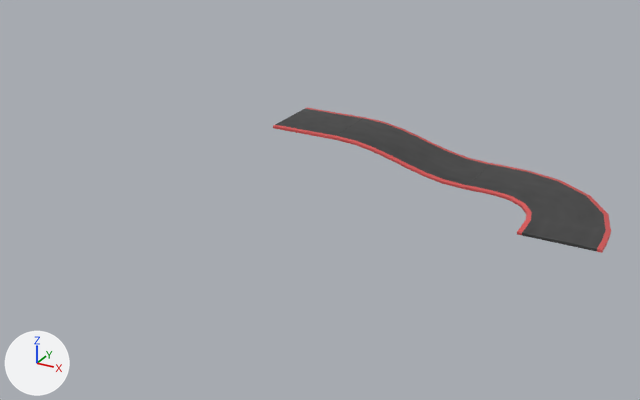
A saved change to the Blender file data/models/track/track.blend.
Rendered twice from a camera (50 mm lens) standing at (162.9, -273.8, 106.2) and looking at (33.5, -38.6, -11.3). Every picture has the same lights, and +X, +Y and +Z are marked at lower left.

Objects in the first picture: 'SlopePiece', 'StraightPiece', 'TurnPiece'.
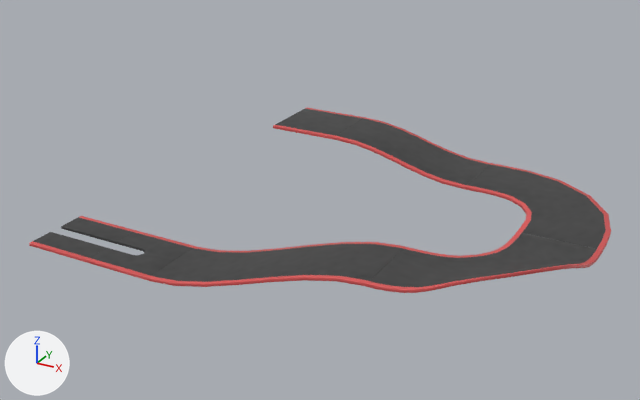
Commit message: Add new track pieces

Location of each change, (x1, y1, x2, y2) in pixels of the pictures (640 x 400 px):
'BigSlopePiece', added
    after: (148, 242, 405, 287)
'TurnPieceBanked', added
    after: (367, 232, 602, 293)
'DividedTransitionPiece', added
    after: (86, 230, 195, 280)
'DividedPiece', added
    after: (29, 216, 136, 262)

The edits, one by one:
Mesh me_cube_018 is new.
It consists of a box spanning x -0.5..24.5, y 2.5..12.5, z 0.0..1.0; a box spanning x -0.5..24.5, y -12.5..-2.5, z 0.0..1.0.
It uses material mat_material (picture img_track_png).
Mesh me_cube_016 is new.
It has 36 vertices, 34 faces and spans x -0.5..24.5, y -12.5..12.5, z 0.0..1.0.
It uses material mat_material (picture img_track_png).
Mesh me_cube_011 is new.
It has 40 vertices, 38 faces and spans x -0.5..74.5, y -12.5..12.5, z -18.0..1.0.
It uses material mat_material (picture img_track_png).
Mesh me_cube_002 is new.
It has 294 vertices, 292 faces and spans x -0.5..49.5, y -37.5..12.5, z 0.0..8.0.
It uses material mat_material (picture img_track_png).
Object 'DividedPiece' (ob_dividedpiece) is new; it shows me_cube_018.
Its location is (-26.0, -75.0, -27.0).
Its rotation in degrees is (0, 0, 180).
It gains a BEVEL modifier named 'Bevel'.
Modifier setting: segments = 2.
Modifier setting: harden_normals = True.
Object 'DividedTransitionPiece' (ob_dividedtransitionpiece) is new; it shows me_cube_016.
Its location is (-1.0, -75.0, -27.0).
Its rotation in degrees is (0, 0, 180).
It gains a BEVEL modifier named 'Bevel'.
Modifier setting: segments = 2.
Modifier setting: limit_method = 'WEIGHT'.
Modifier setting: harden_normals = True.
Object 'BigSlopePiece' (ob_bigslopepiece) is new; it shows me_cube_011.
Its location is (74.0, -75.0, -9.0).
Its rotation in degrees is (0, 0, 180).
It gains a BEVEL modifier named 'Bevel'.
Modifier setting: segments = 2.
Modifier setting: harden_normals = True.
Object 'TurnPieceBanked' (ob_turnpiecebanked) is new; it shows me_cube_002.
Its location is (112.0, -38.0, -9.0).
Its rotation in degrees is (0, 0, -90).
It gains a BEVEL modifier named 'Bevel'.
Modifier setting: segments = 2.
Modifier setting: harden_normals = True.
